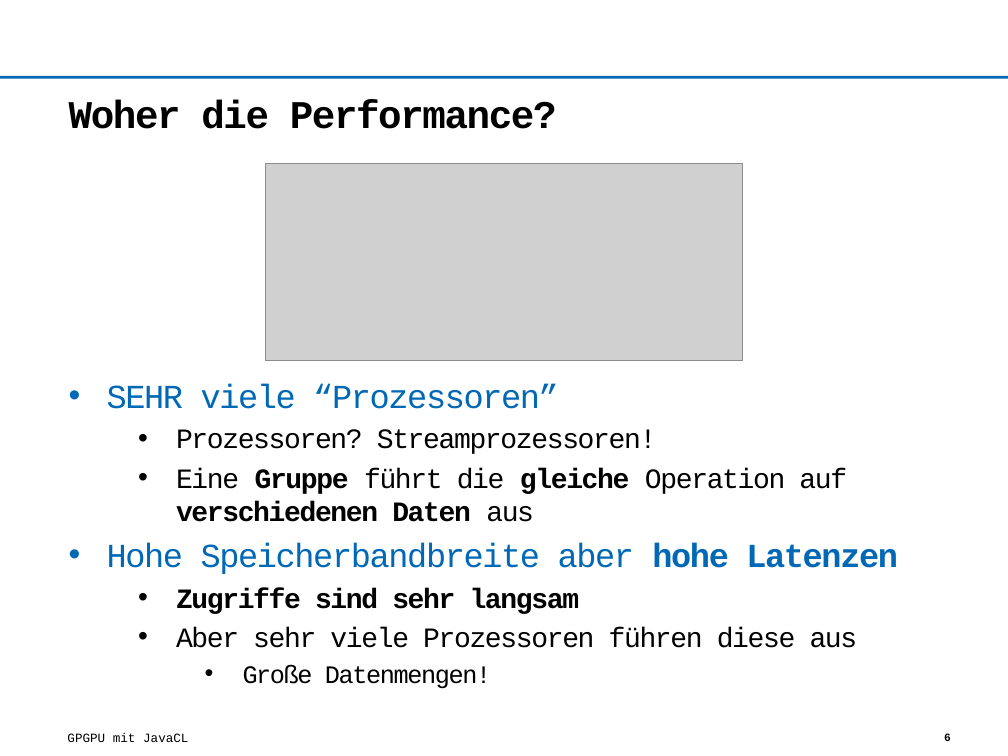
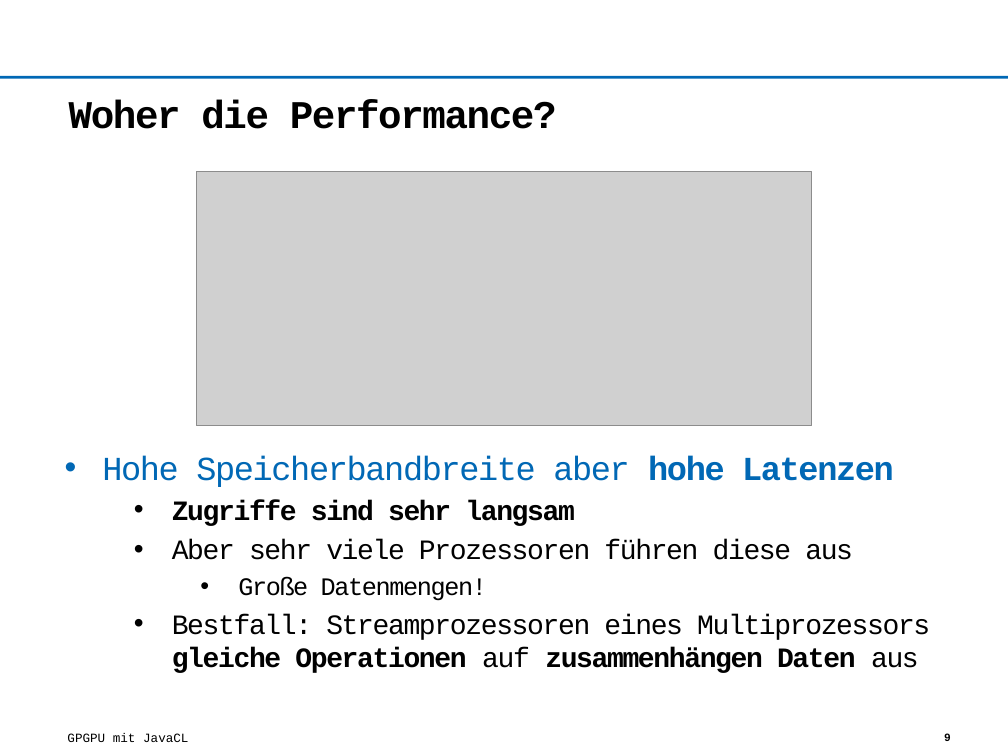
Before and after one commit to Wumpf/javaclpres, a slide deck: slide 9 of opencl.pptx (slide 6 before the commit). Drawn at 1008x756 pixels with LibreOffice and Linux fonts; fonts in the diff are those of the drawing; grey boxes stand for pictures; background and template pictures are left out. Boxes give left, top, right and bottom in pixels: in the first picture for what was removed or moved away, otherwise in the second. Text is boxed around its words. In the diff, an @@ line names an element or a change of style, - is before the commit and + after.

```diff
--- a/opencl.pptx
+++ b/opencl.pptx
@@ picture: place and size @@
-picture at bbox=[265, 163, 743, 360]
+picture at bbox=[197, 171, 812, 425]
@@ text at bbox=[107, 384, 847, 522]: paragraphs removed @@
-• SEHR viele “Prozessoren”
-  • Prozessoren? Streamprozessoren!
-  • Eine Gruppe führt die gleiche Operation auf verschiedenen Daten aus
@@ text "Hohe Speicherbandbreite aber hohe Latenzen": place and size @@
-text "Hohe Speicherbandbreite aber hohe Latenzen" at bbox=[107, 384, 898, 689]
+text "Hohe Speicherbandbreite aber hohe Latenzen" at bbox=[102, 455, 930, 673]
@@ text at bbox=[172, 614, 930, 673]: paragraph added @@
+  • Bestfall: Streamprozessoren eines Multiprozessors gleiche Operationen auf zusammenhängen Daten aus
@@ page number at bbox=[944, 733, 951, 741]: text changed @@
-6
+9
```
Also in this commit, not shown: 1 other slide changed, 3 slides added, 1 slide removed.
